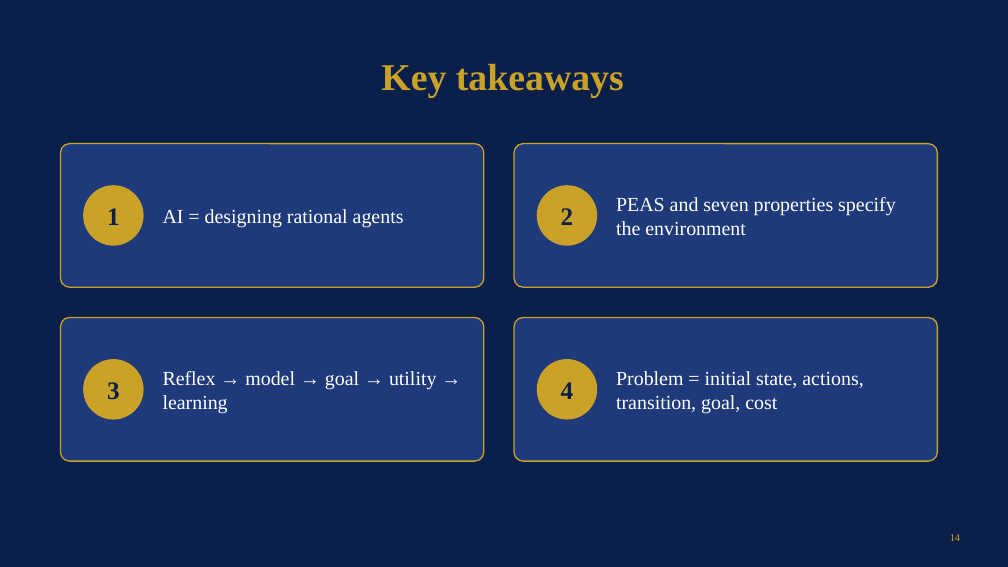
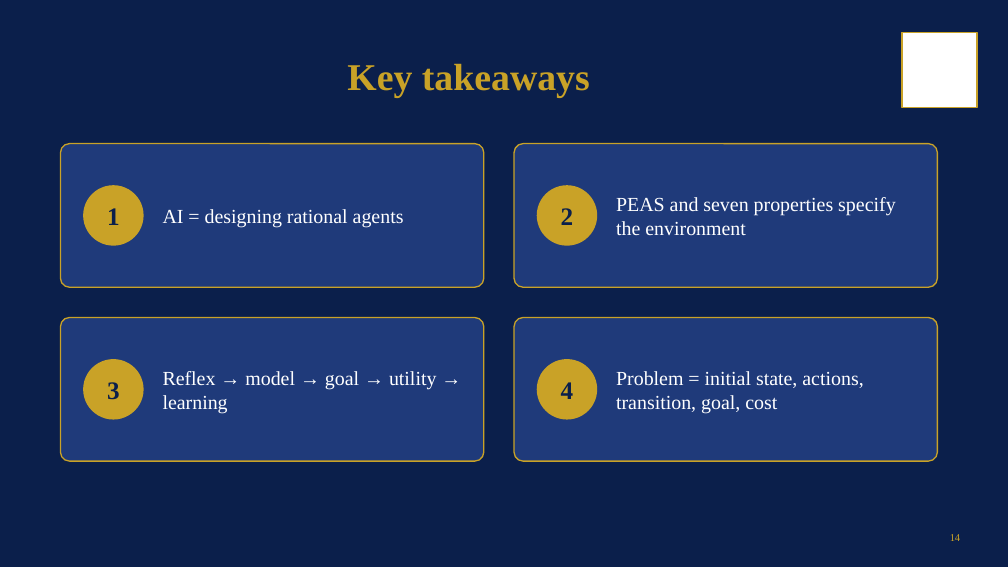
Before and after one commit to drssnaiml1-cell/26UAMPC204-Artificial-Intelligence, a slide deck: slide 14 of 02_PPT/Unit_1_AI_26UAMPC204.pptx. Drawn at 1008x567 pixels with LibreOffice and Linux fonts; fonts in the diff are those of the drawing; background and template pictures are left out. Boxes give left, top, right and bottom in pixels: in the first picture for what was removed or moved away, otherwise in the second. Text is boxed around its words. In the diff, an @@ line names an element or a change of style, - is before the commit and + after.

```diff
--- a/02_PPT/Unit_1_AI_26UAMPC204.pptx
+++ b/02_PPT/Unit_1_AI_26UAMPC204.pptx
@@ title "Key takeaways": place and size @@
-title "Key takeaways" at box(381, 63, 624, 98)
+title "Key takeaways" at box(347, 63, 590, 98)
@@ rectangle added at box(902, 33, 977, 107), fill #FFFFFF, outline #C9A227 1.5 pt @@
```
Also in this commit, not shown: 14 other slides changed, 43 other files.
